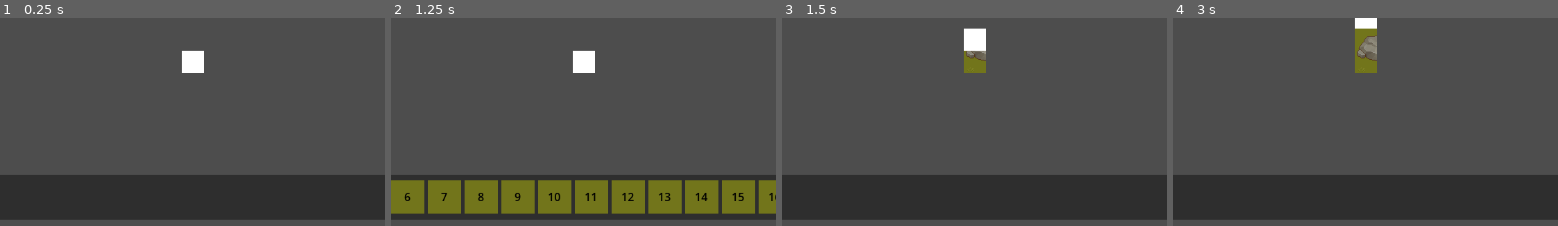
Above: before the commit, frames 1-4 (left to right).
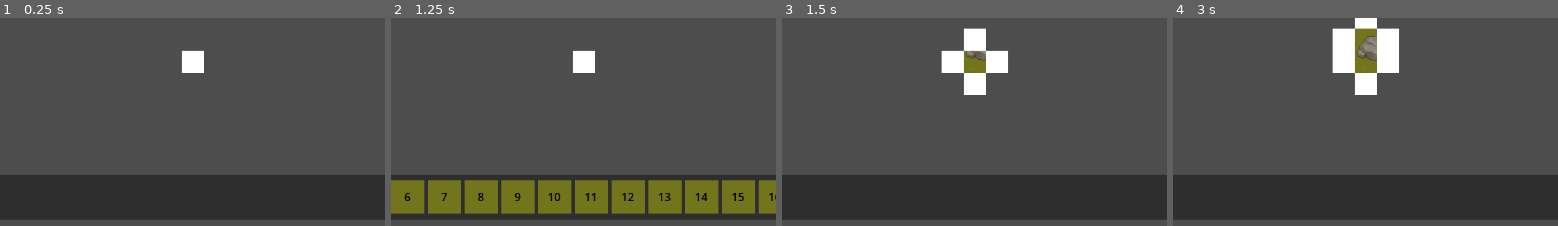
Above: after the commit, the same moments.

Repository: Sketh14/WaveFuncCollapse
Game: Godot game, scene res://Scenes/Main01.tscn
Two runs of this game, one before a commit and one after it. Both use one fixed random seed, a clock stepped at 60 frames per second and the inputs below.
Inputs (mouse positions are % of the whole screen's width and height, from its top left):
- Up to frame 1 (0.25 s): no input
- Up to frame 2 (1.25 s): tap Enter at 0.5 s; move the mouse to (55, 61) at 0.52 s; press the mouse at (55, 61) at 0.53 s
- Up to frame 3 (1.5 s): release the mouse at (55, 61) at 1.25 s; click (4, 93) at 1.27 s
- Up to frame 4 (3 s): tap Space at 2 s; move the mouse to (55, 55) at 2.02 s; click (55, 55) at 2.1 s; click (6, 93) at 2.75 s
The pictures show only the part of the screen within x 30-80%, y 50-100%; the shares and areas given below are measured in that part.

Frames 1-2 are identical in both runs. In frame 3, 1.8% of the frame differs, in the area x 41-59%, y 15-38%; in frame 4, 3.1%, in the area x 41-59%, y 4-38%.

Commit message:
Bug Fix - Phase 1 Done
-  Fixing Y according to Godot system

Diff:
--- a/Scripts/WaveFunctionCollapse.gd
+++ b/Scripts/WaveFunctionCollapse.gd
@@ -176,8 +176,8 @@
 	CreateTile(valToSet, coOrdX, coOrdY)
 
 	#Set the first 4 adjacent tiles in the immediate vicinity of the current set tile
-	SetTilesToCheckData1(coOrdX, coOrdY)
-	# SetTilesToCheckData2(coOrdX, coOrdY)
+	# SetTilesToCheckData1(coOrdX, coOrdY)
+	SetTilesToCheckData2(coOrdX, coOrdY)
 
 	# """
 	# Set while loop here and keep repeating unless all the adjoining cells are collapsed
@@ -200,14 +200,16 @@
 
 	var tempTileData
 
-	"""
+	# """
 	tempTileData = TransposedTileData.new()
 	tempTileData.tileCoOrdX = coOrdX + 1
 	tempTileData.tileCoOrdY = coOrdY
 	tempTileData.socketDir = SocketDirection.POSITIVEX
 	tilesToCheckStack.push_back(tempTileData)
 	CreateSuperTile(coOrdX + 1, coOrdY)
-
+	# """
+
+	# """
 	tempTileData = TransposedTileData.new()
 	tempTileData.tileCoOrdX = coOrdX - 1
 	tempTileData.tileCoOrdY = coOrdY
@@ -216,14 +218,16 @@
 	CreateSuperTile(coOrdX - 1, coOrdY)
 	# """
 
+	# """
 	tempTileData = TransposedTileData.new()
 	tempTileData.tileCoOrdX = coOrdX
 	tempTileData.tileCoOrdY = coOrdY - 1 # To adjust with Godot's Co-Ordinate system
 	tempTileData.socketDir = SocketDirection.POSITIVEY
 	tilesToCheckStack.push_back(tempTileData)
 	CreateSuperTile(coOrdX, coOrdY - 1)
-
-	"""
+	# """
+
+	# """
 	tempTileData = TransposedTileData.new()
 	tempTileData.tileCoOrdX = coOrdX
 	tempTileData.tileCoOrdY = coOrdY + 1 # To adjust with Godot's Co-Ordinate system
@@ -259,7 +263,8 @@
 				# Wrong Below
 				# tempTileData.socketDir = ((tileCountY - tileCountX) * tilePosXMult) + ((2 + tileCountY) * tilePosYMult)
 				if (tileCountX == 0):
-					tempTileData.socketDir = 2 + tileCountY
+					# Correcting according to Godot
+					tempTileData.socketDir = 3 - tileCountY # Up is Negative for Godot
 				else:
 					tempTileData.socketDir = tileCountY
 
@@ -268,7 +273,7 @@
 				print("Tile Pushed | tileCountX : " + str(tileCountX) + " | tileCountY : " + str(tileCountY)
 						+ " | [" + str(tempTileCoOrdX) + "," + str(tempTileCoOrdY) + "]"
 						+ " | socketDir : " + str(tempTileData.socketDir))
-				"""
+				# """
 
 			tilePosYMult = tilePosYMult * -1
 			tilePosXMult = tilePosXMult * -1
@@ -283,7 +288,7 @@
 	#Search down of the tile
 	if (tileMap.size() > currTileIndex && currTileIndex >= 0):
 		"""
-		print("Checking | Index [" + str(currTileIndex) + "] | SocketDir [" + str(tileToCheck.socketDir) + "]\n\n");
+		print("Checking | Index [" + str(currTileIndex) + "] | SocketDir [" + str(tileToCheck.socketDir) + "]");
 		# """
 
 		# =========================================>		Getting Adjacent List		<======================================
@@ -301,7 +306,7 @@
 				adjList = tilePrefabsList[currentTilePrefabIndex].socketContainer.adjPosY
 			SocketDirection.NEGATIVEY:
 				adjList = tilePrefabsList[currentTilePrefabIndex].socketContainer.adjNegY
-		# """
+		"""
 		print("Adjacency List : " + str(adjList) + " | currTileIndex : " + str(currTileIndex)
 				+ " | currentTilePrefabIndex : " + str(currentTilePrefabIndex));
 		# """
@@ -318,7 +323,7 @@
 		print("Tile To Check | CoOrdX : " + str(tileToCheck.tileCoOrdX) + " | CoOrdY : " + str(tileToCheck.tileCoOrdY)
 			+ " | tileToCheckIndex1D : " + str(tileToCheckIndex1D) + " | tileMap Size : " + str(tileMap.size())
 			+ " | SocketDir " + str(tileToCheck.socketDir))
-		"""
+		# """
 
 		var totalCount = tileMap[tileToCheckIndex1D].tilesAvailable.size()
 		var tilesAvailableIndexToCheck = 0
@@ -328,8 +333,7 @@
 			if (tileVal < 0): # Tile previously has been set to 0
 				totalCount -= 1
 
-				# debugPrint = "tileVal is 0 | Reducing Total Count | totalCount[" + str(totalCount) + "]\n\n"
-				# print(debugPrint);
+				# print("tileVal is 0 | Reducing Total Count | totalCount[" + str(totalCount) + "]\n\n")
 				continue
 
 			# Get the socket data for the tile which is to be compared
@@ -345,7 +349,7 @@
 					tempCompSocketVal = tilesCache[tileVal].PosY
 			foundTile = false
 
-			# """
+			"""
 			print("=====================> Checking | tileVal : " + str(tileVal) + "  | socketVal : "
 					+ str(tempCompSocketVal) + " <=====================\n\n")
 			# """
@@ -373,13 +377,14 @@
 			if (!foundTile):
 				totalCount -= 1
 				tileMap[tileToCheckIndex1D].tilesAvailable[tilesAvailableIndexToCheck] = -1
+				"""
 				print("Removing Tile | Socket [" + str(tilesAvailableIndexToCheck) + "] : [" + str(tileVal) + "] | tileValueRemoved : "
 						+ str(tileMap[tileToCheckIndex1D].tilesAvailable[tilesAvailableIndexToCheck]));
+				# """
 			tilesAvailableIndexToCheck += 1
 		return 0
 	else:
-		debugPrint = "Invalid tileIndexX to search!!\n\n"
-		print(debugPrint)
+		print("Invalid tileIndexX to search!!\n\n")
 		return -1
 
 #======================> 1st Iteration <===========================
Not shown, changed: Logs.txt
